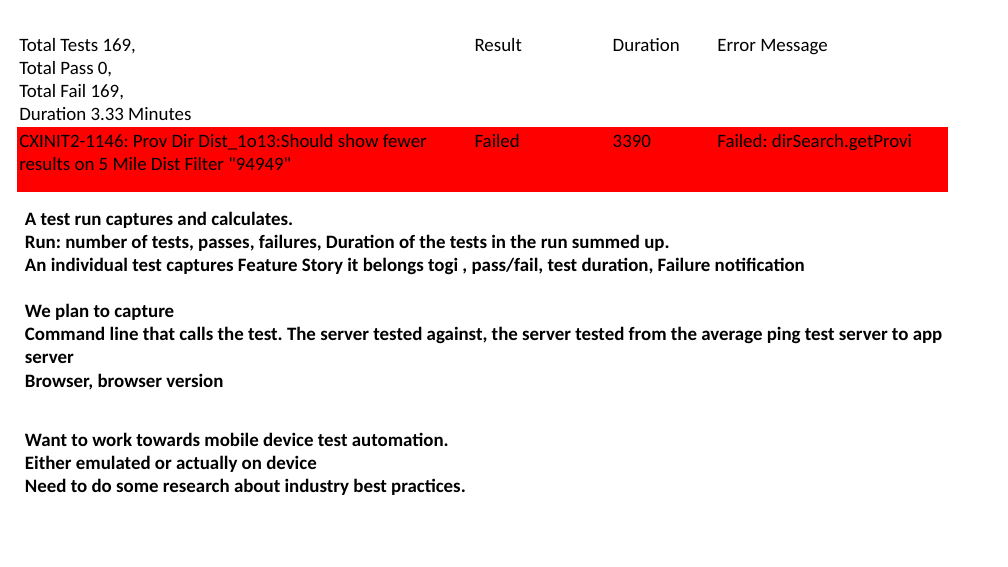
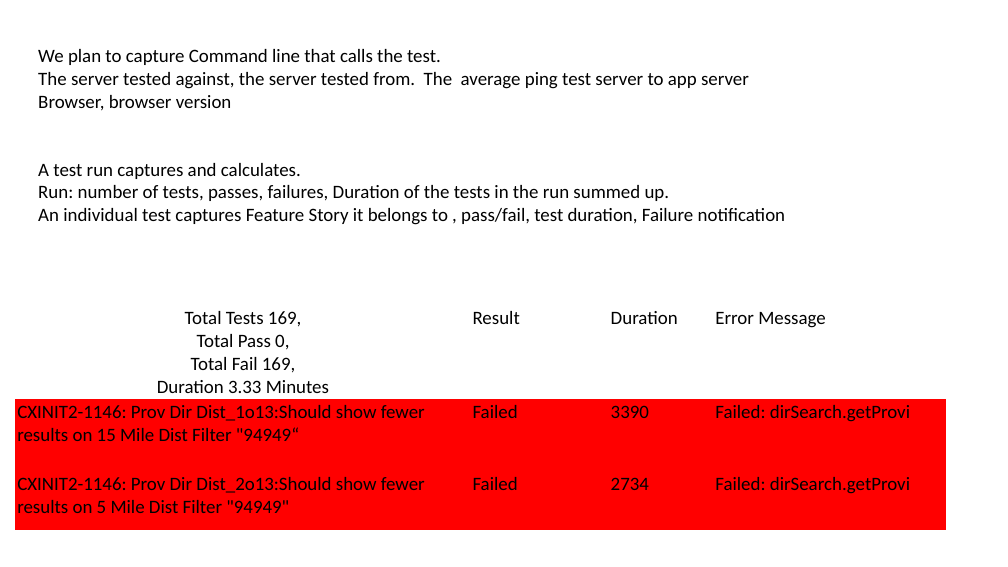
Before and after one commit to raghav9329/mainProf, a slide deck: slide 4 of 2017AutomationStrategy.pptx. Drawn at 1008x567 pixels with LibreOffice and Linux fonts; fonts in the diff are those of the drawing. Boxes give left, top, right and bottom in pixels: in the first picture for what was removed or moved away, otherwise in the second. Text is boxed around its words. In the diff, an @@ line names an element or a change of style, - is before the commit and + after.

```diff
--- a/2017AutomationStrategy.pptx
+++ b/2017AutomationStrategy.pptx
@@ text added at (x1=38, y1=49, x2=786, y2=225), 18 pt, text #000000 @@
+We plan to capture Command line that calls the test.
+The server tested against, the server tested from. The average ping test server to app server
+Browser, browser version
+A test run captures and calculates.
+Run: number of tests, passes, failures, Duration of the tests in the run summed up.
+An individual test captures Feature Story it belongs to , pass/fail, test duration, Failure notification
@@ table removed at (x1=17, y1=204, x2=994, y2=402), 1 rows, 1 columns @@
-A test run captures and calculates. / Run: number of tests, passes, failures, Duration of the tests in the run summed up. / An individual test captures Feature Story it belongs togi , pass/fail, test duration, Failure notification / We plan to capture / Command line that calls the test. The server tested against, the server tested from the average ping test server to app server / Browser, browser version
@@ table at (x1=15, y1=305, x2=946, y2=531) @@
-row 2: CXINIT2-1146: Prov Dir Dist_1o13:Should show fewer results on 5 Mile Dist Filter "94949" | Failed | 3390 | Failed: dirSearch.getProvi
+row 2: CXINIT2-1146: Prov Dir Dist_1o13:Should show fewer results on 15 Mile Dist Filter "94949“ | Failed | 3390 | Failed: dirSearch.getProvi
+row 3: CXINIT2-1146: Prov Dir Dist_2o13:Should show fewer results on 5 Mile Dist Filter "94949" | Failed | 2734 | Failed: dirSearch.getProvi
@@ table resized from (x1=17, y1=31, x2=948, y2=190) to (x1=15, y1=305, x2=946, y2=531) @@
@@ table removed at (x1=17, y1=425, x2=834, y2=501), 1 rows, 1 columns @@
-Want to work towards mobile device test automation. / Either emulated or actually on device / Need to do some research about industry best practices.
```
Also in this commit, not shown: 2 other slides changed, 1 slide added, 2 other files.
